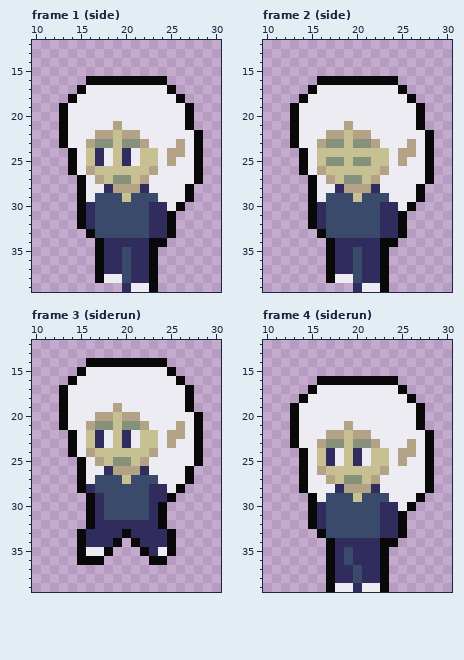
Pixel-art file, stored at assets/sprites/player/soldier/girl.aseprite. Above is the file before it was changed.
40x40 pixels, 18 frames. Shown: frame 1 (side): x 10..30, y 12..39; frame 2 (side): x 10..30, y 12..39; frame 3 (siderun): x 10..30, y 12..39; frame 4 (siderun): x 10..30, y 12..39. The commit also changed other frames, which this record leaves out.
After the commit:
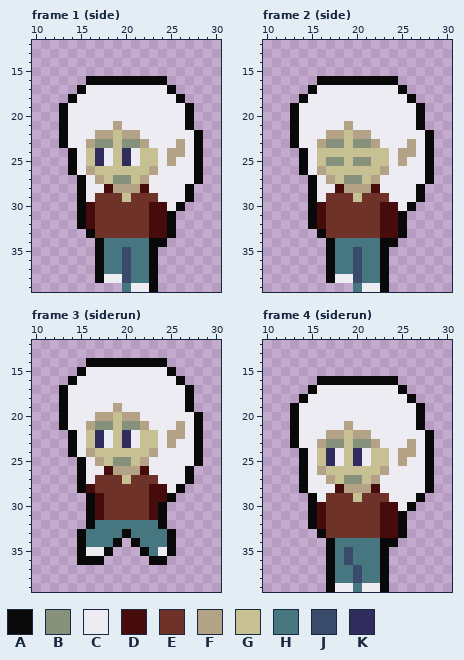
Palette (. is transparent): A #090909  B #85917a  C #edecf2  D #460c0c  E #6e3228  F #b3a286  G #c7c093  H #467780  J #3a4a6b  K #302c5e
Edits made:
Frame 1 (side):
y 28: x 18 K -> D; x 22 K -> D
y 29: x 17..19 JJJ -> EEE; x 21..23 JJJ -> EEE
y 30..32: x 16..24 KJJJJJJKK -> DEEEEEEDD
y 33: x 17..24 JJJJJJKK -> EEEEEEDD
y 34: x 18..22 KKKKK -> HHHHH
y 35..37: x 18..19 KK -> HH; x 21..22 KK -> HH
y 38: x 21..22 KK -> HH
y 39: x 20 K -> H
Frame 2 (side): the same change as frame 1 (side)
Frame 3 (siderun):
y 26: x 18 K -> D; x 22 K -> D
y 27: x 17..19 JJJ -> EEE; x 21..23 JJJ -> EEE
y 28: x 16..24 KJJJJJJKK -> DEEEEEEDD
y 29: x 17..24 KJJJJJKK -> DEEEEEDD
y 30..31: x 17..23 KJJJJJK -> DEEEEED
y 32: x 17..23 KKKKKKK -> HHHHHHH
y 33: x 16..19 KKKK -> HHHH; x 21..24 KKKK -> HHHH
y 34: x 16..18 KKK -> HHH; x 22..24 KKK -> HHH
y 35: x 23 K -> H
Frame 4 (siderun):
y 28: x 18 K -> D; x 22 K -> D
y 29: x 17..19 JJJ -> EEE; x 21..23 JJJ -> EEE
y 30..32: x 16..24 KJJJJJJKK -> DEEEEEEDD
y 33: x 17..24 JJJJJJKK -> EEEEEEDD
y 34: x 18..22 KKKKK -> HHHHH
y 35..36: x 18 K -> H; x 20..22 KKK -> HHH
y 37..38: x 18..19 KK -> HH; x 21..22 KK -> HH
y 39: x 20 K -> H
Pixel boxes of the changes (left, top, right, bottom) in both pictures:
changed: (86, 184, 167, 292)
changed: (317, 184, 398, 292)
changed: (86, 466, 167, 556)
changed: (317, 484, 398, 592)
